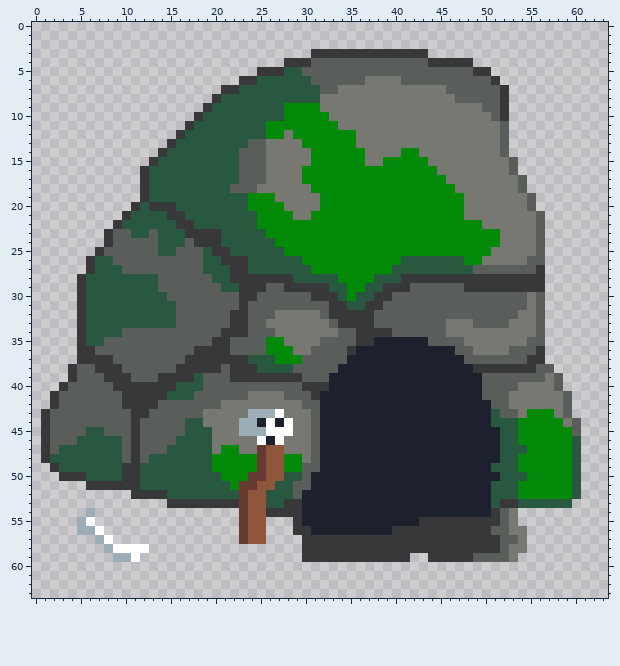
Two versions of one pixel-art sprite, Assets/Sprites/HQs/GoblinHQ.png. Above: the version before the commit.
The file is 256x256 pixels, drawn in blocks of 4x4; one block is one cell here.
Now the later version:
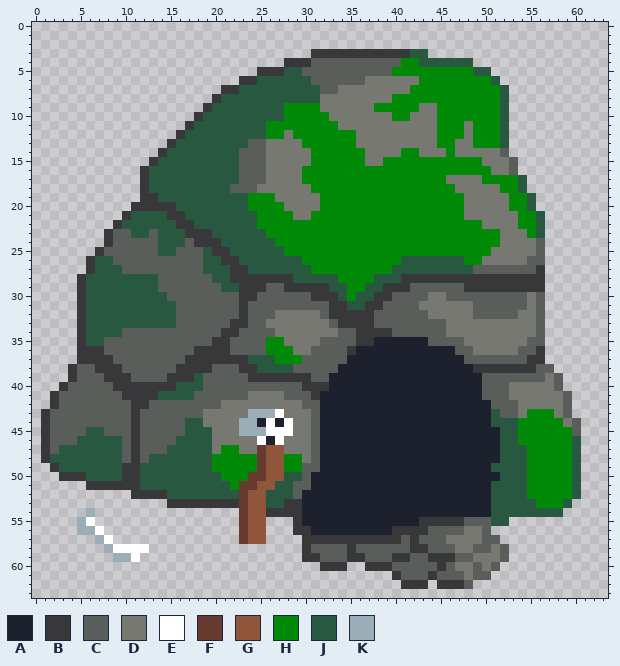
Palette (. is transparent): A #1d212e  B #38383b  C #5a5e5a  D #767871  E #ffffff  F #663931  G #8f563b  H #008a07  J #285940  K #9badb7
What changed:
Changed rows in their new state; - is an unchanged pixel.
first column x 12:
 3 ------------------------------JJ-------------
 4 -----------------------------HHJJJJJJ--------
 5 ----------------------------HHHHHHHHHJJ------
 6 -----------------------------DDHHHHHHHHJ-----
 7 ------------------------------HHHHHHHHHHJ----
 8 ----------------------------HHHHHHHHHHHHJ----
 9 --------------------------HHHHH--HHHHHHHJ----
10 ----------------------------HH---HHHHHHHJ----
11 ---------------------------------HHH-HHHJ----
12 ---------------------------------HHH-HHHJ----
13 ---------------------------------HH--HHHJ----
14 ----------------------------------H----------
15 --------------------------------HHHHHH-------
16 ---------------------------------HHHHHH------
17 --------------------------------------HHHHJ--
18 ----------------------------------------HHJ--
19 -B---------------------------------------HHJ-
20 B----------------------------------------HHJ-
21 ------------------------------------------HHJ
22 ------------------------------------------HHJ
23 --------J----------------------------------HJ
26 -----------J---------------------------------
first column x 7:
30 -------------------------------------DD--------
31 ------------------------------------DDDDDD-----
32 ---------------C---------------------DDDDD-----
33 ------------------------------------------DDDD-
34 ----------------C------------------------------
36 B---------------------------------------------D
38 -------------C-C-------------------------------
39 -------C-------CC------B-----------------------
40 ----------------------------------------------D
41 -------J---------------------------------------
42 ---C--C---------------------------------------C
43 -----C-----------------------------------------
first column x 31:
48 -----------------------J----
49 -----------------------J----
51 -----------------------J----
52 -----------------------J----
53 ---------------------JJ--HHH
54 --------------------JJJJJJJJ
55 -----------------CCCJJ.-----
56 -------------CCCCDDC....----
57 ----------C-CCCDDDDCC...----
58 CCCC-CCCCCC--CCCDDCCD-..----
59 -CCC--CCC--CC---CCDDD-.-----
60 -BBB--BBBCCCCCBCDDCDC-------
61 ---------BCCCBCCCDCC--------
62 ----------BBB-BBBC----------
